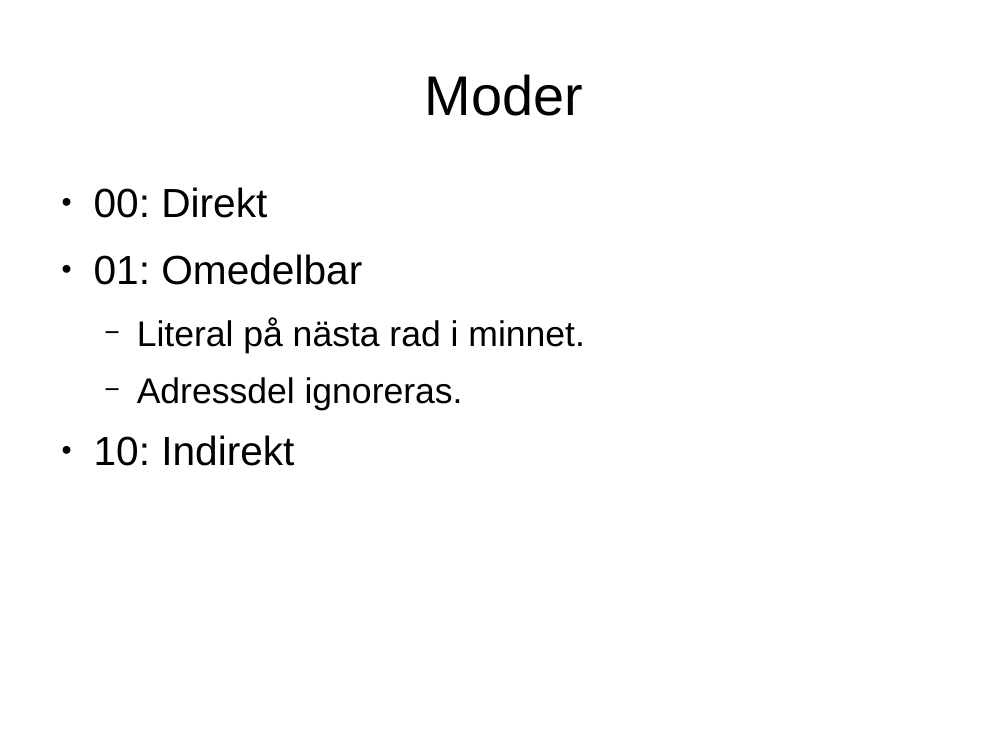
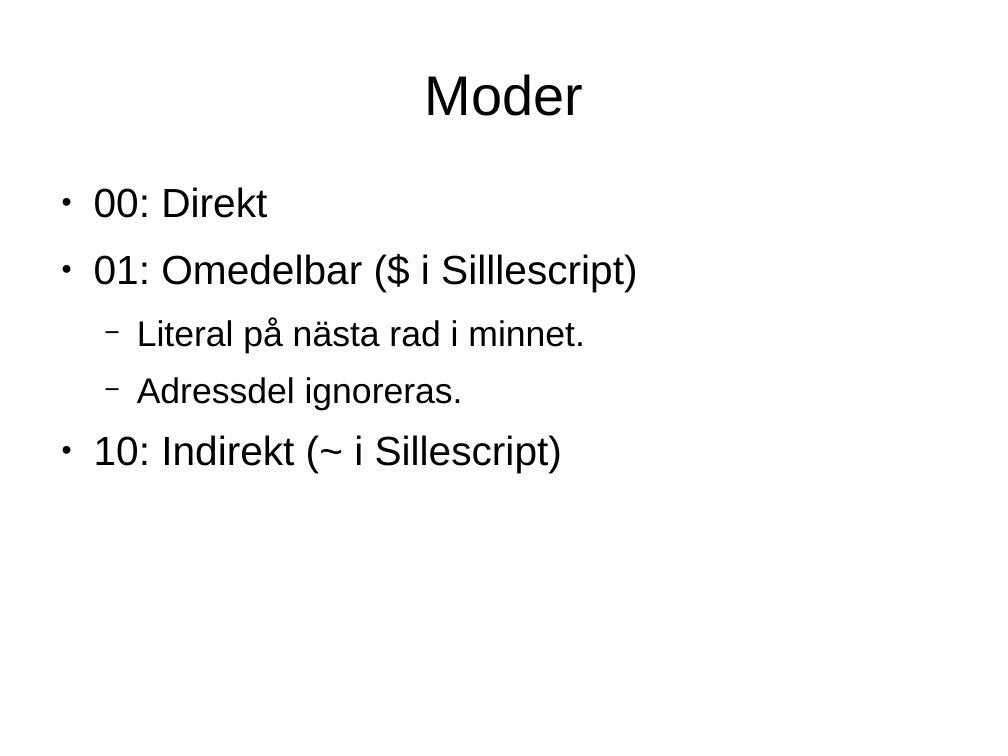
Before and after one commit to Jethro95/TSEA83_Graphing_Calculator, a slide deck: slide 12 of presentation/pp.odp (slide 11 before the commit). Drawn at 1008x756 pixels with LibreOffice and Linux fonts; fonts in the diff are those of the drawing. Boxes give left, top, right and bottom in pixels: in the first picture for what was removed or moved away, otherwise in the second. Text is boxed around its words. In the diff, an @@ line names an element or a change of style, - is before the commit and + after.

```diff
--- a/presentation/pp.odp
+++ b/presentation/pp.odp
@@ text at (94,254,637,292): text changed @@
-● 01: Omedelbar
+● 01: Omedelbar ($ i Silllescript)
@@ text at (94,435,562,473): text changed @@
-● 10: Indirekt
+● 10: Indirekt (~ i Sillescript)
```
Also in this commit, not shown: 5 other slides changed, 1 other file.
